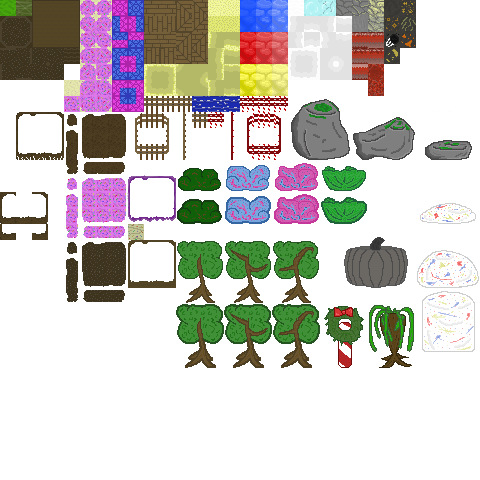
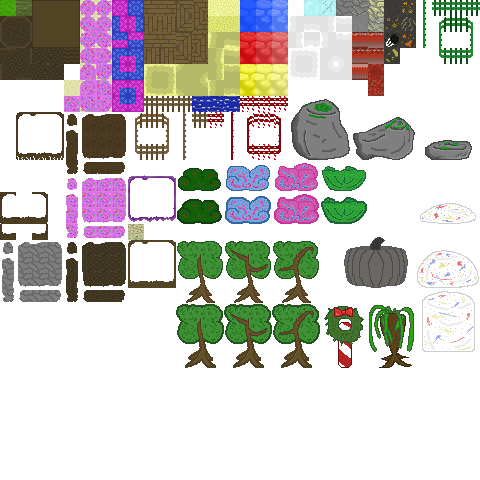
Comparing the layer stacks of the two 480 × 480 images. Changes:
added layer "Cobblestone" (1st of 16) above "Cobblestone" over left=32, top=272, right=48, bottom=287
added layer "Cobblestone" (2nd of 16) above "Cobblestone" over left=18, top=272, right=32, bottom=287
added layer "Cobblestone" (3rd of 16) above "Cobblestone" over left=18, top=256, right=32, bottom=272
added layer "Cobblestone" (4th of 16) above "Cobblestone" over left=32, top=256, right=48, bottom=272
added layer "Cobblestone" (5th of 16) above "Cobblestone" over left=48, top=256, right=62, bottom=272
added layer "Cobblestone" (6th of 16) above "Cobblestone" over left=48, top=272, right=62, bottom=286
added layer "Cobblestone" (7th of 16) above "Cobblestone" over left=48, top=290, right=61, bottom=302
added layer "Cobblestone" (8th of 16) above "Cobblestone" over left=32, top=290, right=48, bottom=302
added layer "Cobblestone" (9th of 16) above "Cobblestone" over left=19, top=290, right=32, bottom=302
added layer "Cobblestone" (10th of 16) above "Cobblestone" over left=2, top=288, right=14, bottom=302
added layer "Cobblestone" (11th of 16) above "Cobblestone" over left=2, top=272, right=14, bottom=288
added layer "Cobblestone" (12th of 16) above "Cobblestone" over left=2, top=258, right=14, bottom=272
added layer "Cobblestone" (13th of 16) above "Cobblestone" over left=48, top=242, right=62, bottom=256
added layer "Cobblestone" (14th of 16) above "Cobblestone" over left=32, top=242, right=48, bottom=256
added layer "Cobblestone" (15th of 16) above "Cobblestone" over left=18, top=242, right=32, bottom=256
added layer "Cobblestone" (16th of 16) above "Layer 0" over left=3, top=242, right=13, bottom=254
painted on "Layer 0" over left=127, top=0, right=480, bottom=199
